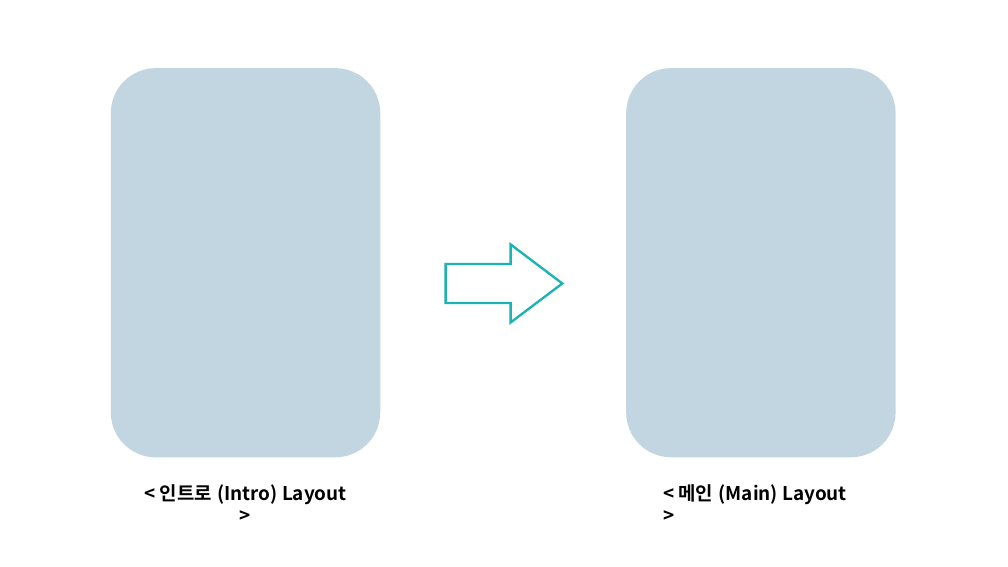
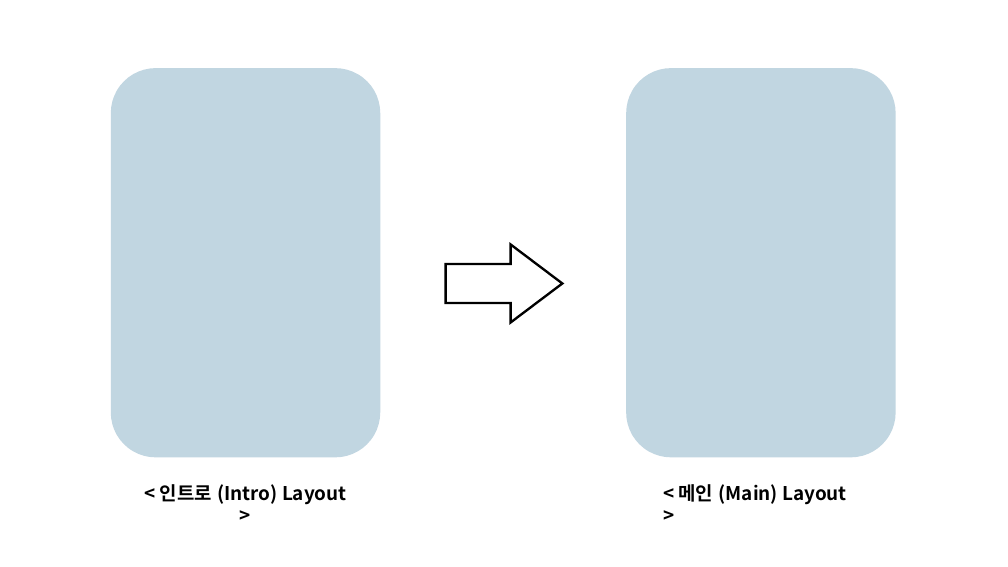
Before and after one commit to SunrinParty2018/Document, a slide deck: slide 8 of 3학년1반3조ppt.pptx. Drawn at 1008x567 pixels with LibreOffice and Linux fonts; fonts in the diff are those of the drawing; background and template pictures are left out. Boxes give left, top, right and bottom in pixels: in the first picture for what was removed or moved away, otherwise in the second. Text is boxed around its words. In the diff, an @@ line names an element or a change of style, - is before the commit and + after.

```diff
--- a/3학년1반3조ppt.pptx
+++ b/3학년1반3조ppt.pptx
@@ right arrow at box(445, 244, 562, 322): outline #1CB3B4 2.25 pt to #000000 2.25 pt @@
```
Also in this commit, not shown: 6 other slides changed, 4 slides added, 1 slide removed.
